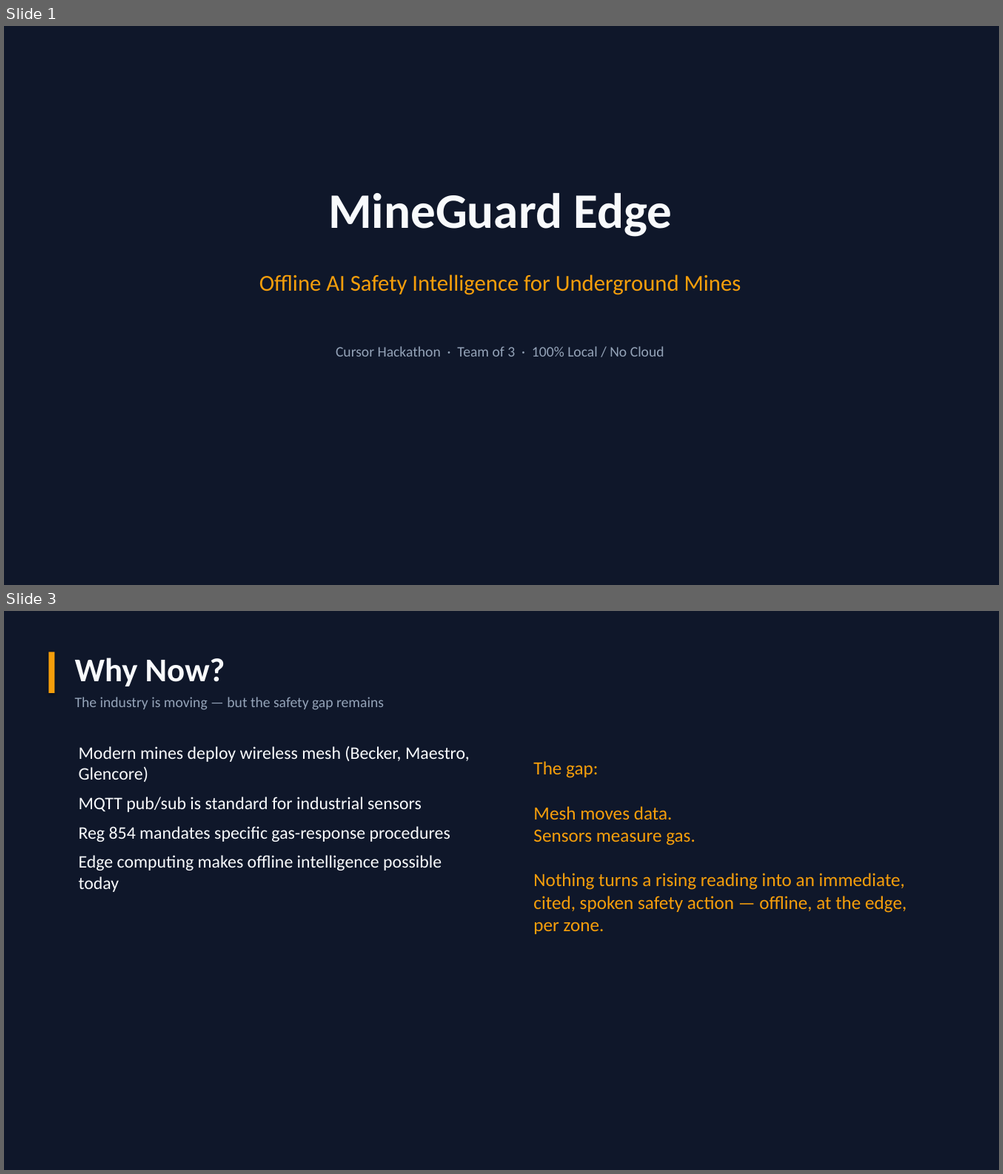
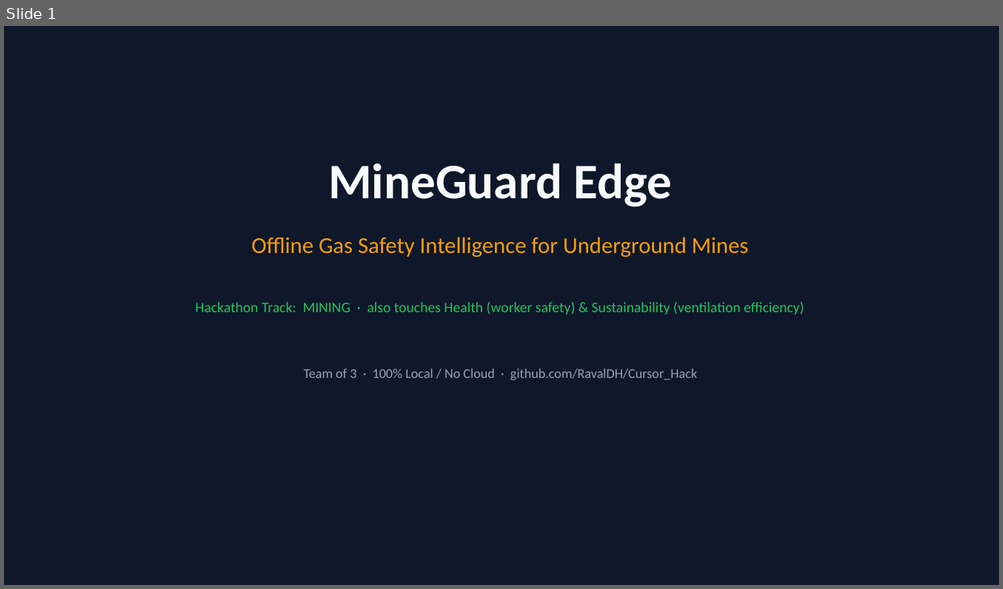
Before and after one commit to RavalDH/Cursor_Hack, a slide deck: presentation/MineGuard_Edge_Hackathon.pptx. Shown one above the other, each under a label of ours: slides 1 and 3 before the commit, slide 1 after it; the slides between them are not shown. The pictures are 1003x1174 and 1003x589 pixels, drawn with LibreOffice and Linux fonts; fonts in the diff are those of the drawing. Boxes give left, top, right and bottom in pixels: in the first picture for what was removed or moved away, otherwise in the second. Text is boxed around its words. In the diff, an @@ line names an element or a change of style, - is before the commit and + after.

```diff
--- a/presentation/MineGuard_Edge_Hackathon.pptx
+++ b/presentation/MineGuard_Edge_Hackathon.pptx
@@ slide 3 removed at [4, 611, 999, 1170], background #0F172A @@
@@ rectangle removed at [48, 652, 55, 693] @@
@@ text removed at [75, 658, 225, 686] @@
-Why Now?
@@ text removed at [75, 697, 384, 710] @@
-The industry is moving — but the safety gap remains
@@ text removed at [79, 746, 469, 892] @@
-Modern mines deploy wireless mesh (Becker, Maestro, Glencore)
-MQTT pub/sub is standard for industrial sensors
-Reg 854 mandates specific gas-response procedures
-Edge computing makes offline intelligence possible today
@@ text removed at [533, 761, 906, 934] @@
-The gap:
-Mesh moves data.
-Sensors measure gas.
-Nothing turns a rising reading into an immediate, cited, spoken safety action — offline, at the edge, per zone.
@@ slide 1 changed as well @@
@@ text "MineGuard Edge": place and size @@
-text "MineGuard Edge" at [328, 193, 671, 237]
+text "MineGuard Edge" at [328, 164, 671, 207]
@@ text at [251, 237, 748, 258]: text changed @@
-Offline AI Safety Intelligence for Underground Mines
+Offline Gas Safety Intelligence for Underground Mines
@@ text added at [195, 302, 803, 315], 14 pt, text #22C55E @@
+Hackathon Track: MINING · also touches Health (worker safety) & Sustainability (ventilation efficiency)
@@ text at [304, 369, 697, 380]: text changed; size 14 to 13 pt @@
-Cursor Hackathon · Team of 3 · 100% Local / No Cloud
+Team of 3 · 100% Local / No Cloud · github.com/RavalDH/Cursor_Hack
```
Also in this commit, not shown: 5 other slides changed, 7 slides added, 7 other slides removed, 1 other file.
